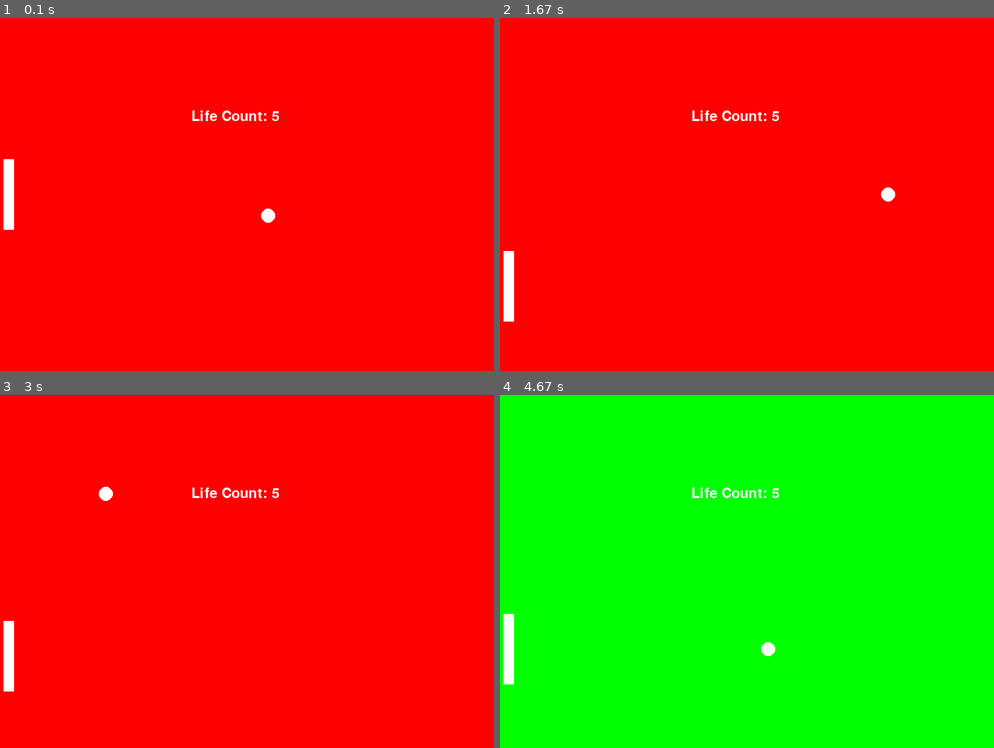
Above: before the commit, frames 1-4 (two rows, left to right).
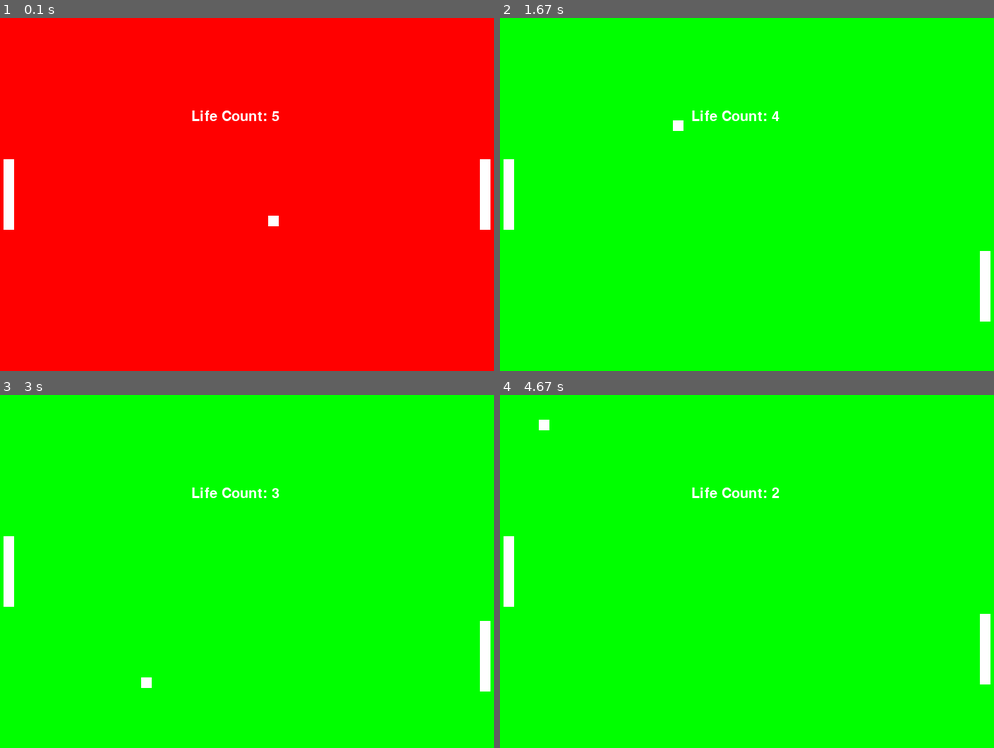
Above: after the commit, the same moments.

Repository: WillO1987/WillO-tasks
Game: pygame game, started from pygame/pong.py
Two runs of this game, one before a commit and one after it. Both use one fixed random seed, a clock stepped at 60 frames per second and the inputs below.
Inputs:
- Up to frame 1 (0.1 s): no input
- Up to frame 2 (1.67 s): hold Down 0.33-0.8 s; hold Up 0.83-1.2 s; hold Down 1.23-1.6 s; hold Up from 1.63 s (still down)
- Up to frame 3 (3 s): release Up at 1.93 s; hold Down 1.97-2.27 s; hold Up 2.3-2.67 s; hold Down from 2.7 s (still down)
- Up to frame 4 (4.67 s): release Down at 3.07 s; hold Up 3.1-3.4 s; hold Down 3.43-3.73 s; hold Up 3.77-4.13 s; hold Down 4.17-4.53 s; hold Up from 4.57 s (still down)

The runs differ from the first frame. In frame 1, 0.5% of the frame differs, in the area x 52-100%, y 40-60%; in frame 2, 100%, in the area x 0-100%, y 0-100%; in frame 3, 100%; in frame 4, 1.5%.

Commit message:
Update pong.py

Diff:
--- a/pygame/pong.py
+++ b/pygame/pong.py
@@ -32,6 +32,7 @@
 screenfill = RED
 
 y_val_2 = 200
+y_val_3 = 200
 x_val_2 = 5
 lives = 5
 text_font = pygame.font.SysFont(None, 30)
@@ -77,10 +78,14 @@
 
     keys = pygame.key.get_pressed()
     if keys[pygame.K_UP]:
-        y_val_2 -= 5
+        y_val_3 -= 5
     if keys[pygame.K_DOWN]:
-        y_val_2 += 5
+        y_val_3 += 5
 
+    if keys[pygame.K_s]:
+        y_val_2 +=5
+    if keys[pygame.K_w]:
+        y_val_2 -=5
 
     y_val = y_val+ y_offset
     x_val = x_val + x_offset
@@ -91,13 +96,20 @@
         y_offset = y_offset*-1
 
 
-    elif x_val > 695:
+    elif x_val > 670 and y_val >= y_val_3 and y_val <= y_val_3 + 100:
         x_offset = x_offset*-1
-
+        randomint = random.randint(1,4)
+        screenfill = randombackground(randomint)
     elif x_val < 20 and y_val >= y_val_2 and y_val <= y_val_2 + 100:#collisionwith paddel
         x_offset = x_offset*-1
         randomint = random.randint(1,4)
         screenfill = randombackground(randomint)
+    if x_val > 700 and y_val <=y_val_3 + 100:
+
+        x_val = 350
+        y_val = 250
+
+        lives -= 1
 
     if x_val < 0 and y_val >= y_val_2+100:
 
@@ -113,24 +125,27 @@
 
         lives -= 1
 
-    if lives == 0:
+    if lives == -1:
         end = "GAME OVER"
         endmessage = font.render(end, True, WHITE)
         screen.blit(endmessage, [271,103])
+        screen.blit(lives_count, [271,130])
         pygame.display.flip() # clears the screen
         time.sleep(1.5)
         done = True
 
 
     #end if
-
-    pygame.draw.circle(screen, WHITE, [x_val, y_val] , 10)
+    pygame.draw.rect(screen, WHITE, (x_val, y_val, 15 , 15))
+   # pygame.draw.circle(screen, WHITE, [x_val, y_val] , 10)
 
     pygame.draw.rect(screen, WHITE, (5, y_val_2, 15, 100))
+
+    pygame.draw.rect(screen, WHITE, (680, y_val_3, 15, 100))
     # --- Go ahead and update the screen with what we've drawn.
     pygame.display.flip()
 
-    # --- Limit to 60 frames per second
+    # --- Limit to 60 frames per secon
     clock.tick(60)
 #endwhile
 pygame.quit()
